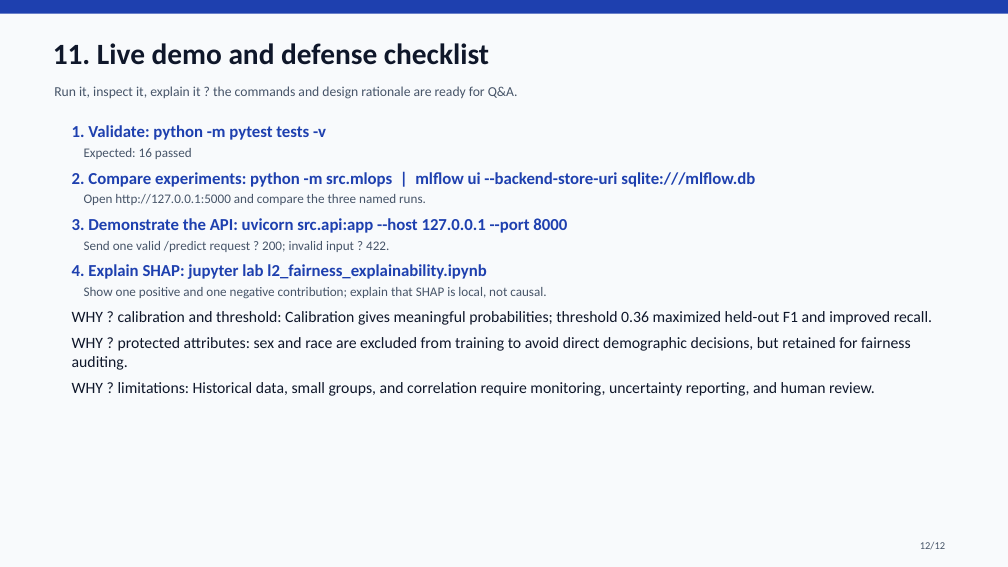
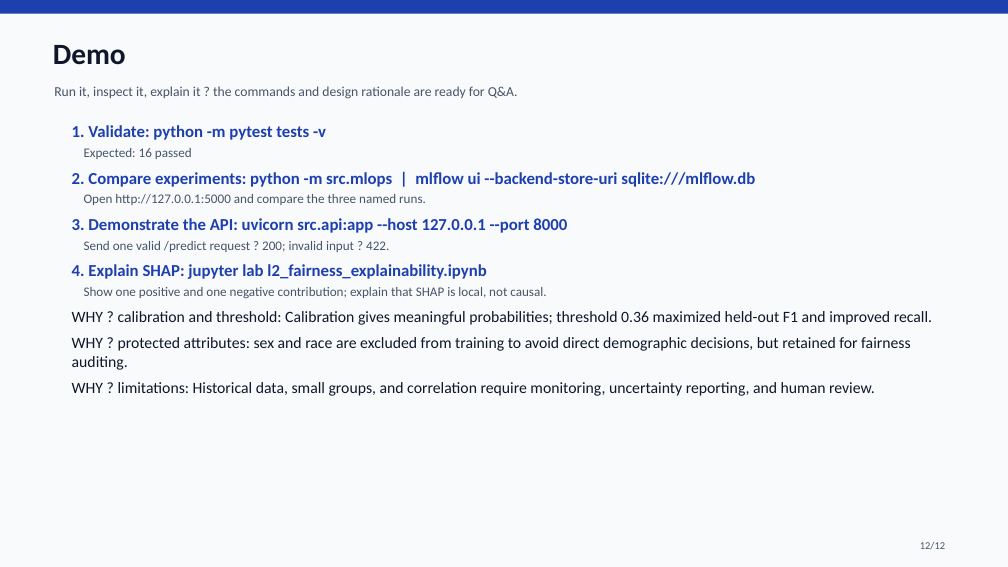
Before and after one commit to clivemisiko/AI_DataScience, a slide deck: slide 12 of final_presentation.pptx. Drawn at 1008x567 pixels with LibreOffice and Linux fonts; fonts in the diff are those of the drawing. Boxes give left, top, right and bottom in pixels: in the first picture for what was removed or moved away, otherwise in the second. Text is boxed around its words. In the diff, an @@ line names an element or a change of style, - is before the commit and + after.

Commit message:
docs: update final presentation with new content

```diff
--- a/final_presentation.pptx
+++ b/final_presentation.pptx
@@ text at bbox=[53, 45, 126, 65]: text changed @@
-11. Live demo and defense checklist
+Demo
```
